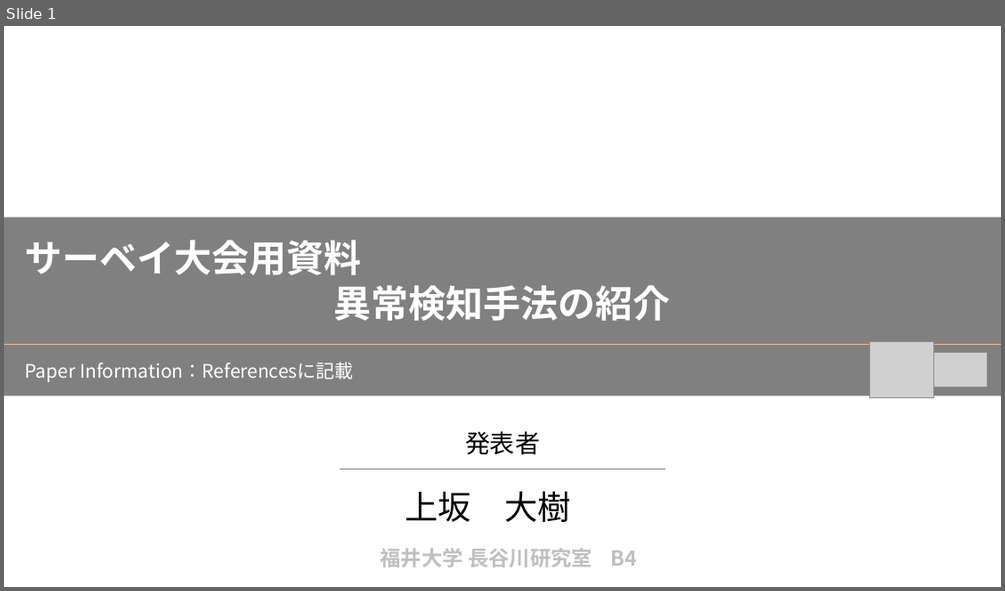
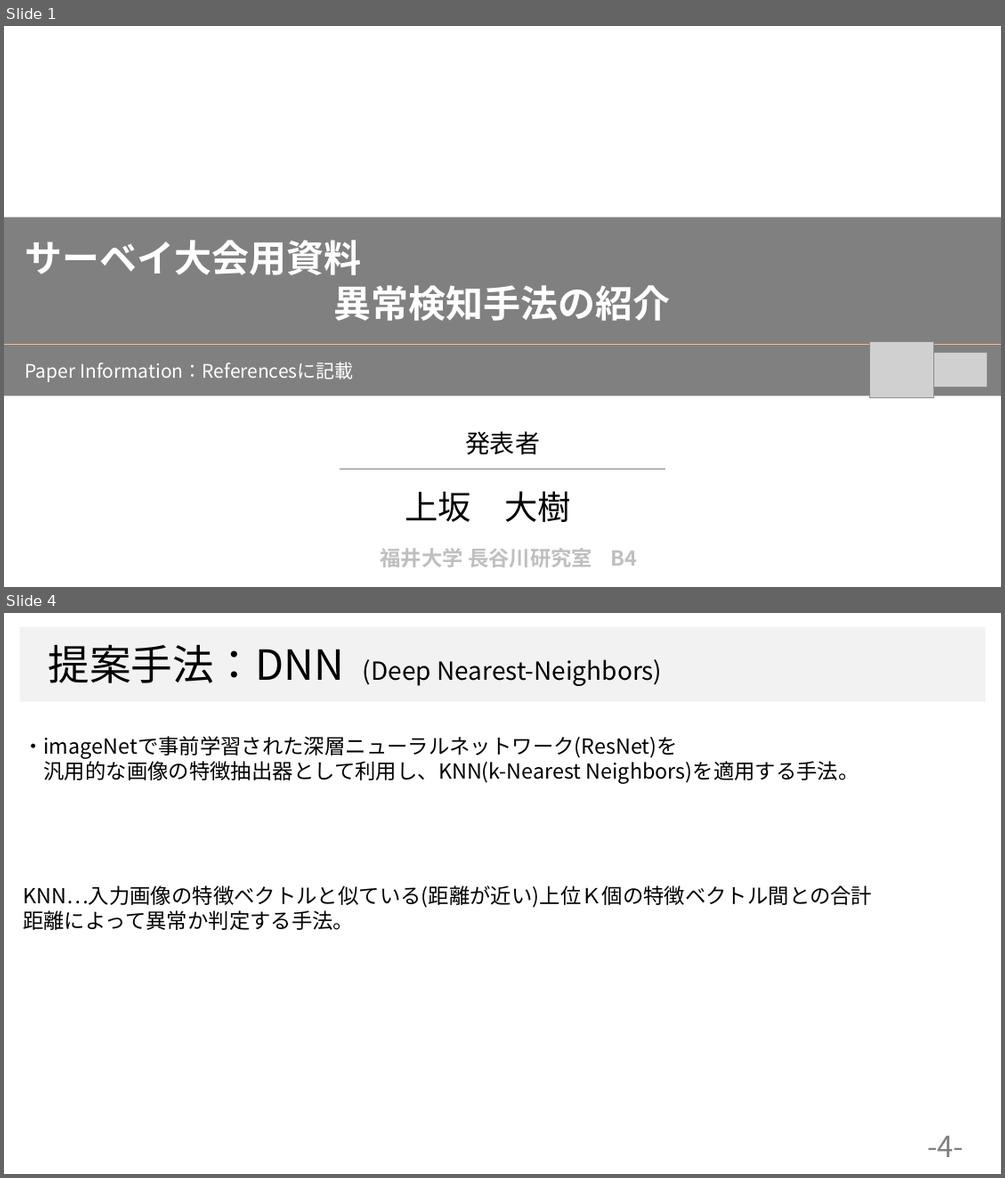
Before and after one commit to dhia-github/haselab-all, a slide deck: 発表資料/サーベイ大会資料.pptx. Shown one above the other, each under a label of ours: slide 1 before the commit, slides 1 and 4 after it; the slides between them are not shown. The pictures are 1005x591 and 1005x1178 pixels, drawn with LibreOffice and Linux fonts; fonts in the diff are those of the drawing; grey boxes stand for pictures; background and template pictures are left out. Boxes give left, top, right and bottom in pixels: in the first picture for what was removed or moved away, otherwise in the second. Text is boxed around its words. In the diff, an @@ line names an element or a change of style, - is before the commit and + after.

```diff
--- a/発表資料/サーベイ大会資料.pptx
+++ b/発表資料/サーベイ大会資料.pptx
@@ slide 4 added at (x1=4, y1=613, x2=1001, y2=1174), background #FFFFFF @@
@@ rectangle added at (x1=20, y1=627, x2=986, y2=702), fill #F2F2F2 @@
@@ text added at (x1=48, y1=644, x2=662, y2=686), 24 pt, text #000000 @@
+提案手法：DNN (Deep Nearest-Neighbors)
@@ text added at (x1=23, y1=736, x2=872, y2=930), 20 pt, text #000000 @@
+・imageNetで事前学習された深層ニューラルネットワーク(ResNet)を
+汎用的な画像の特徴抽出器として利用し、KNN(k-Nearest Neighbors)を適用する手法。
+KNN…入力画像の特徴ベクトルと似ている(距離が近い)上位Ｋ個の特徴ベクトル間との合計距離によって異常か判定する手法。
@@ page number added at (x1=928, y1=1135, x2=964, y2=1157), 28 pt, text #808080 @@
+-4-
```
Also in this commit, not shown: 3 slides changed, 13 other slides added, 4 slides removed.
